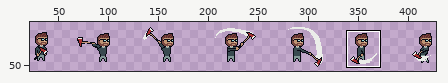
Sprite sheet: res/PlayerTextures/p_attack_1.png. Above: a wide view before the commit, with the close-up outlined.
Close-up. The starting point:
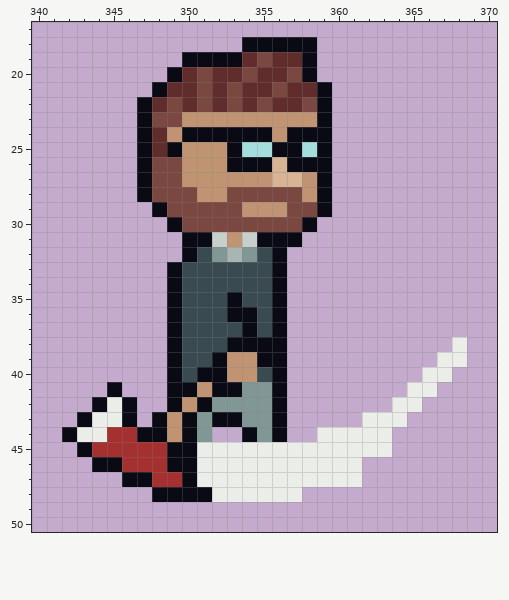
The file is 448x64 pixels. Colours within 5 levels of each other are drawn and written as one. Shown: x 340..370, y 17..50. The wide view leaves out empty margins. The commit also changed other parts of the picture, which this record leaves out.
The same view after the edit:
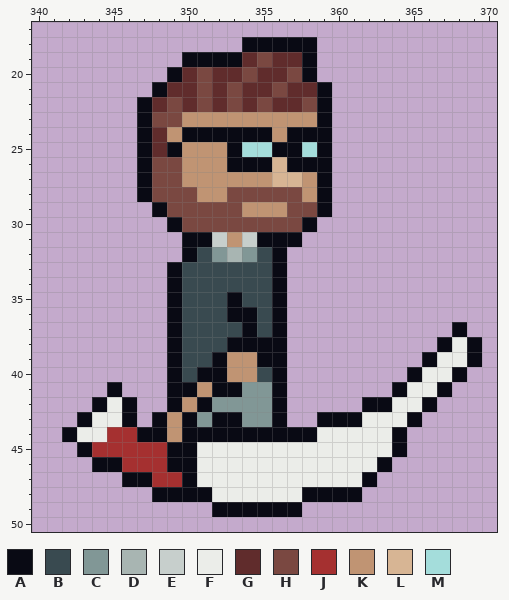
Palette (. is transparent): A #090a14  B #394a50  C #819796  D #a8b5b2  E #c7cfcc  F #ebede9  G #602c2c  H #7a4841  J #a53030  K #c09473  L #d7b594  M #a4dddb
Diff:
@@ x 340..370 @@
 36 .........ABBBAABA..............
-37 .........ABBBBABA..............
-38 .........ABBBAAAA...........F..
-39 .........ABBAKKAA..........FF..
-40 .........ABAAKKBA.........FF...
-41 .....A...AAKAACCA........FF....
-42 ....AFA..AKACCCCA.......FF.....
-43 ...AFFA.AKACAACCA.....FFF......
-44 ..AFFJJAAKAC..ACA..FFFFF.......
-45 ...AJJJJJAAFFFFFFFFFFFFF.......
-46 ....AAJJJAAFFFFFFFFFFF.........
-47 ......AAJJAFFFFFFFFFFF.........
-48 ........AAAAFFFFFF.............
-49 ...............................
+37 .........ABBBBABA...........A..
+38 .........ABBBAAAA..........AFA.
+39 .........ABBAKKAA.........AFFA.
+40 .........ABAAKKBA........AFFA..
+41 .....A...AAKAACCA.......AFFA...
+42 ....AFA..AKACCCCA.....AAFFA....
+43 ...AFFA.AKACAACCA..AAAFFFA.....
+44 ..AFFJJAAKAAAAAAAAAFFFFFA......
+45 ...AJJJJJAAFFFFFFFFFFFFFA......
+46 ....AAJJJAAFFFFFFFFFFFFA.......
+47 ......AAJJAFFFFFFFFFFFA........
+48 ........AAAAFFFFFFAAAA.........
+49 ............AAAAAA.............
 50 ...............................
